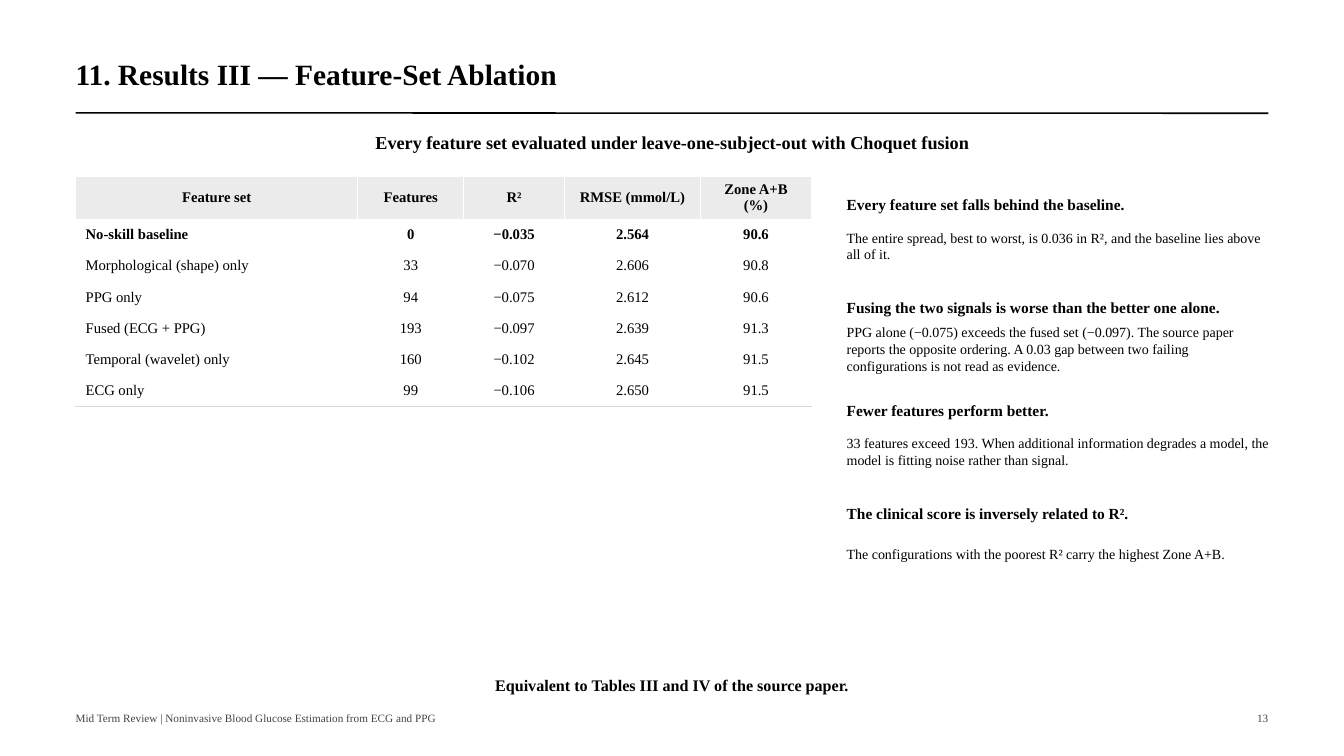
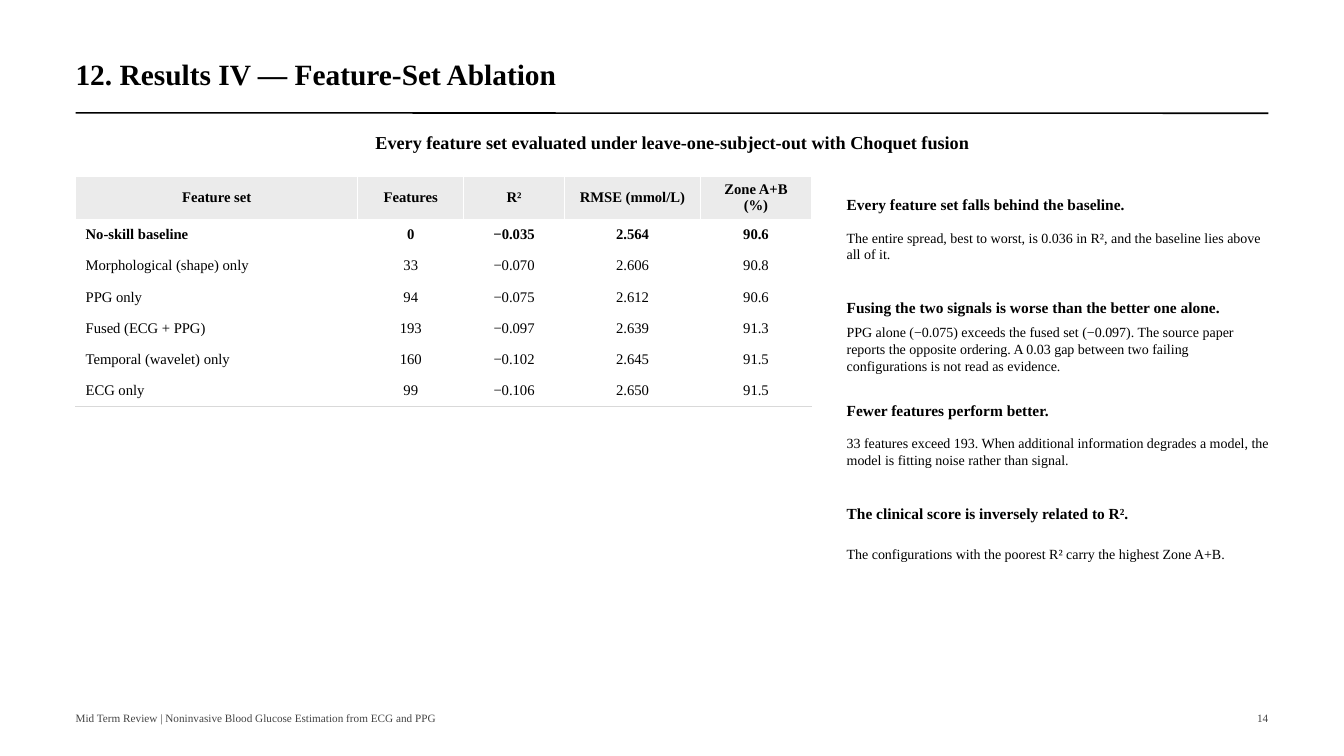
Before and after one commit to navtesh21/btp-project, a slide deck: slide 14 of deck/btp_midterm_review.pptx (slide 13 before the commit). Drawn at 1344x756 pixels with LibreOffice and Linux fonts; fonts in the diff are those of the drawing. Boxes give left, top, right and bottom in pixels: in the first picture for what was removed or moved away, otherwise in the second. Text is boxed around its words. In the diff, an @@ line names an element or a change of style, - is before the commit and + after.

```diff
--- a/deck/btp_midterm_review.pptx
+++ b/deck/btp_midterm_review.pptx
@@ text at (x1=76, y1=64, x2=556, y2=86): text changed @@
-11. Results III — Feature-Set Ablation
+12. Results IV — Feature-Set Ablation
@@ text removed at (x1=495, y1=679, x2=849, y2=695) @@
-Equivalent to Tables III and IV of the source paper.
@@ text at (x1=1257, y1=714, x2=1268, y2=722): text changed @@
-13
+14
```
Also in this commit, not shown: 11 other slides changed, 2 slides added, 1 slide removed, 2 other files.
